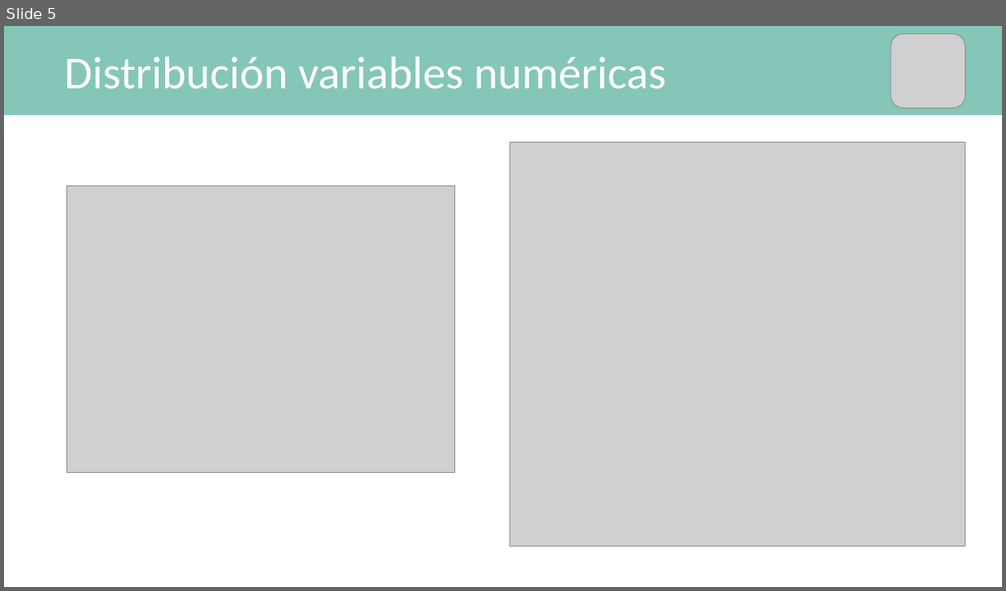
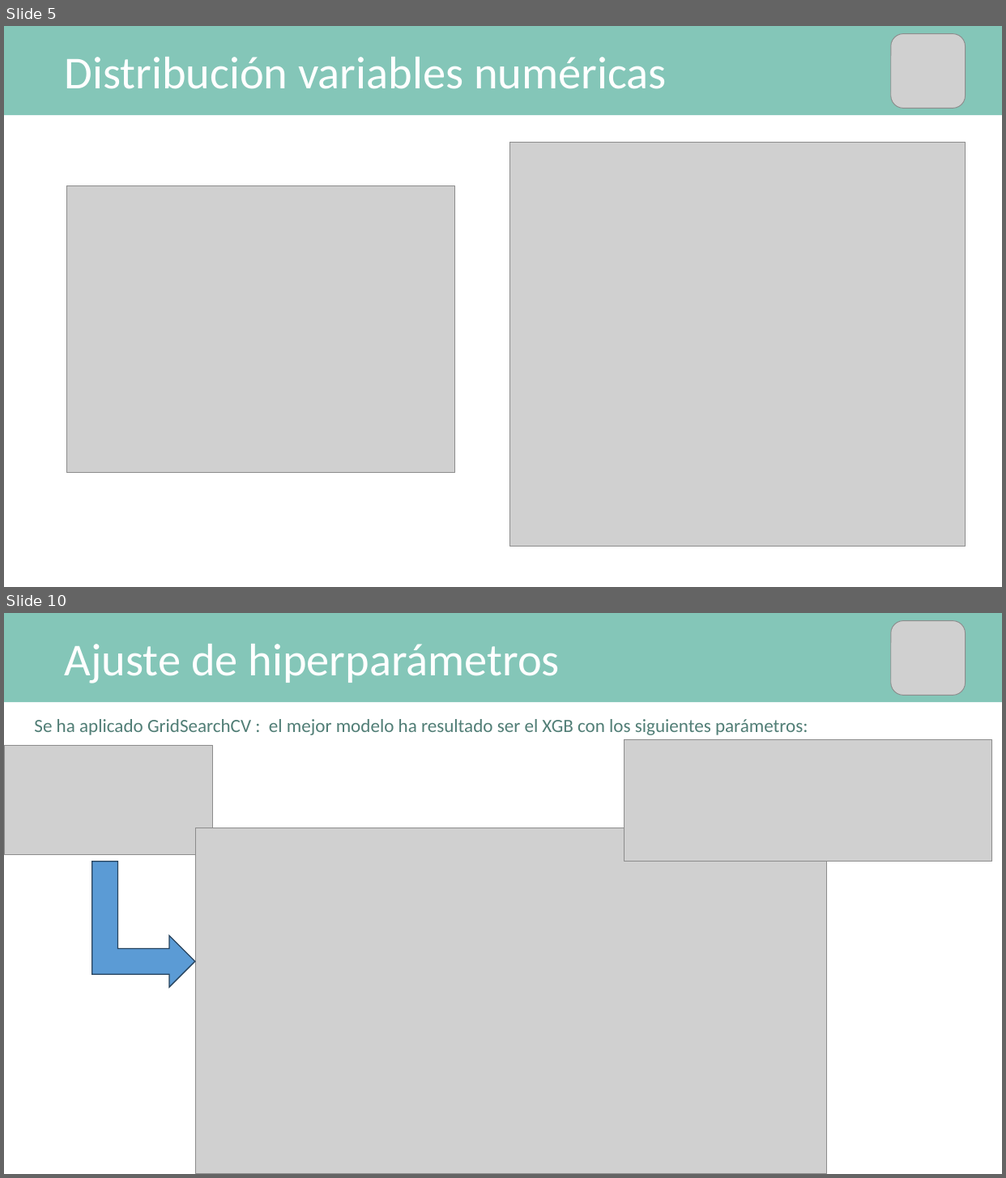
Before and after one commit to mPuchadesdo/Team-Challenge---Team-MPG, a slide deck: Team_MPG.pptx. Shown one above the other, each under a label of ours: slide 5 before the commit, slides 5 and 10 after it; the slides between them are not shown. The pictures are 1006x591 and 1006x1178 pixels, drawn with LibreOffice and Linux fonts; fonts in the diff are those of the drawing; grey boxes stand for pictures. Boxes give left, top, right and bottom in pixels: in the first picture for what was removed or moved away, otherwise in the second. Text is boxed around its words. In the diff, an @@ line names an element or a change of style, - is before the commit and + after.

```diff
--- a/Team_MPG.pptx
+++ b/Team_MPG.pptx
@@ slide 10 added at bbox=[4, 613, 1002, 1174], background #FFFFFF @@
@@ rectangle added at bbox=[4, 613, 1002, 702], fill #84C6B8 @@
@@ picture added at bbox=[891, 620, 965, 695] @@
@@ text added at bbox=[65, 644, 560, 683], 44 pt, text #FFFFFF @@
+Ajuste de hiperparámetros
@@ text added at bbox=[34, 719, 808, 735], 18 pt, text #517E76 @@
+Se ha aplicado GridSearchCV : el mejor modelo ha resultado ser el XGB con los siguientes parámetros:
@@ picture added at bbox=[5, 746, 213, 855] @@
@@ picture added at bbox=[624, 739, 992, 862] @@
@@ picture added at bbox=[196, 828, 827, 1174] @@
@@ bent up arrow added at bbox=[92, 861, 194, 987], fill #5B9BD5, outline #28445D 1 pt @@
```
Also in this commit, not shown: 5 other slides added, 1 slide removed, 2 other files.
